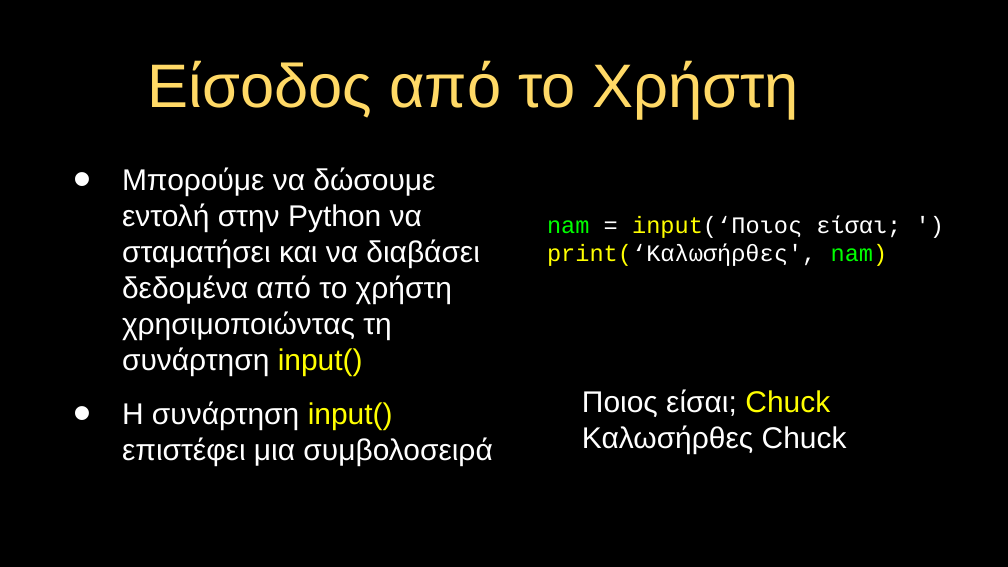
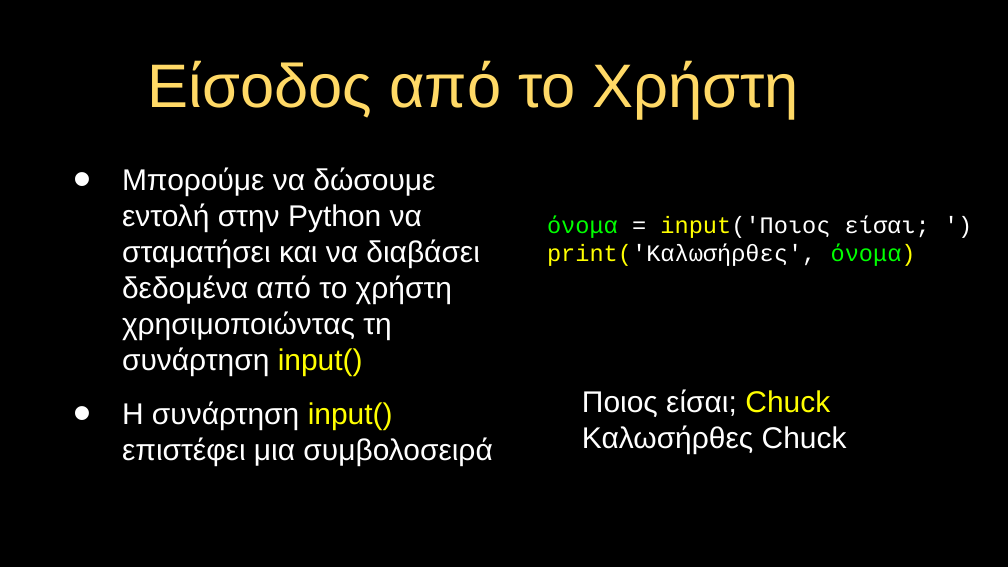
Before and after one commit to csev/py4e, a slide deck: slide 28 of lectures3/gr/Pythonlearn-02-Expressions.pptx. Drawn at 1008x567 pixels with LibreOffice and Linux fonts; fonts in the diff are those of the drawing. Boxes give left, top, right and bottom in pixels: in the first picture for what was removed or moved away, otherwise in the second. Text is boxed around its words. In the diff, an @@ line names an element or a change of style, - is before the commit and + after.

```diff
--- a/lectures3/gr/Pythonlearn-02-Expressions.pptx
+++ b/lectures3/gr/Pythonlearn-02-Expressions.pptx
@@ text at (x1=547, y1=216, x2=930, y2=266): text changed @@
-nam = input(‘Ποιος είσαι; ')
-print(‘Καλωσήρθες', nam)
+όνομα = input('Ποιος είσαι; ')
+print('Καλωσήρθες', όνομα)
```
Also in this commit, not shown: 4 other slides changed, 9 other files.
